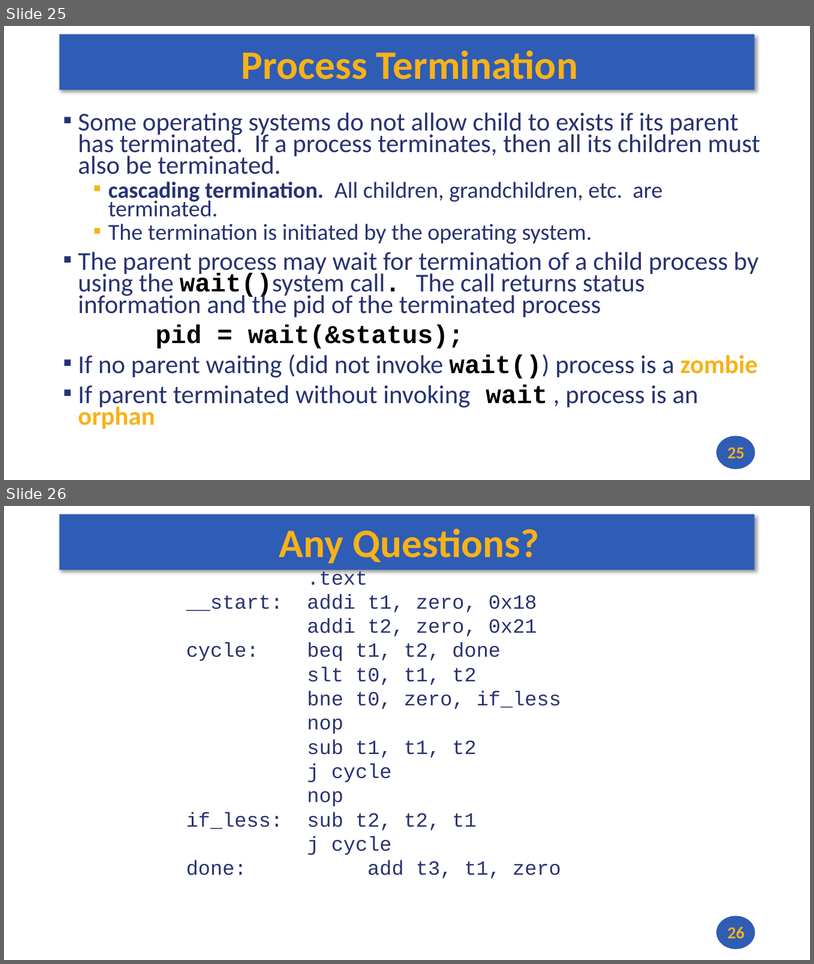
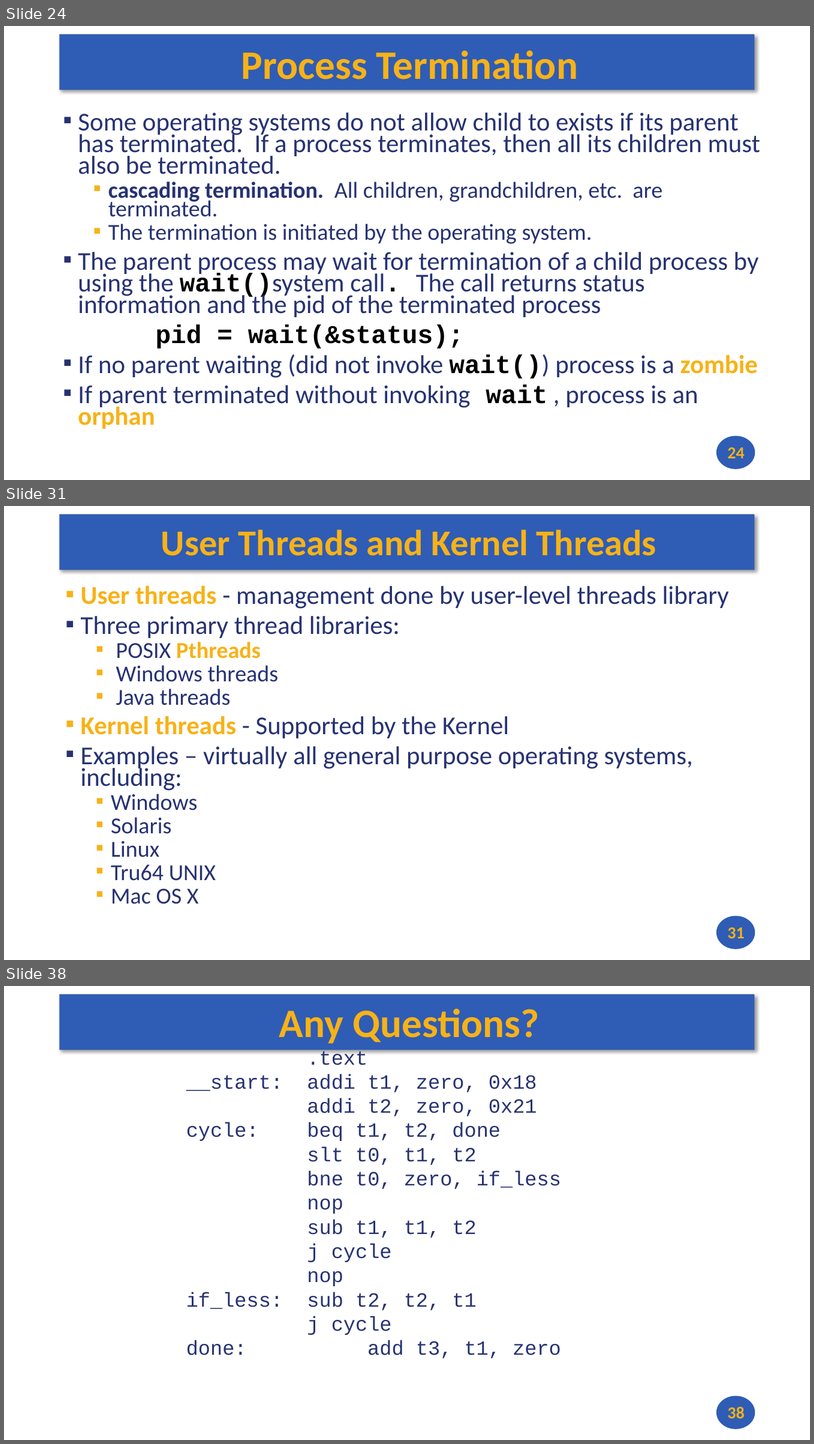
Before and after one commit to andrewt0301/hse-acos-course, a slide deck: docs/part2os/06_Processes/OS_Lecture_06.pptx. Shown one above the other, each under a label of ours: slides 25 and 26 before the commit, slides 24, 31 and 38 after it; the slides between them are not shown. The pictures are 814x964 and 814x1444 pixels, drawn with LibreOffice and Linux fonts; fonts in the diff are those of the drawing. Boxes give left, top, right and bottom in pixels: in the first picture for what was removed or moved away, otherwise in the second. Text is boxed around its words. In the diff, an @@ line names an element or a change of style, - is before the commit and + after.

```diff
--- a/docs/part2os/06_Processes/OS_Lecture_06.pptx
+++ b/docs/part2os/06_Processes/OS_Lecture_06.pptx
@@ slide 31 added at (x1=4, y1=506, x2=810, y2=960), background #FFFFFF; not listed: 2 template elements that a slide beside it also shows @@
@@ title added at (x1=161, y1=529, x2=657, y2=556), 43.2 pt, text #F7B217, bold @@
+User Threads and Kernel Threads
@@ text added at (x1=81, y1=586, x2=729, y2=904), 30.6 pt, text #273272 @@
+▪ User threads - management done by user-level threads library
+▪ Three primary thread libraries:
+  ▪ POSIX Pthreads
+  ▪ Windows threads
+  ▪ Java threads
+▪ Kernel threads - Supported by the Kernel
+▪ Examples – virtually all general purpose operating systems, including:
+  ▪ Windows
+  ▪ Solaris
+  ▪ Linux
+  ▪ Tru64 UNIX
+  ▪ Mac OS X
@@ page number added at (x1=728, y1=927, x2=744, y2=938), 20 pt, text #F7B217, bold @@
+31
@@ what was slide 25 is now slide 24 @@
@@ page number at (x1=728, y1=447, x2=744, y2=458): text changed @@
-25
+24
@@ what was slide 26 is now slide 38 @@
@@ page number at (x1=728, y1=1406, x2=744, y2=1418): text changed @@
-26
+38
```
Also in this commit, not shown: 12 other slides added, 1 slide removed, 1 other file.
